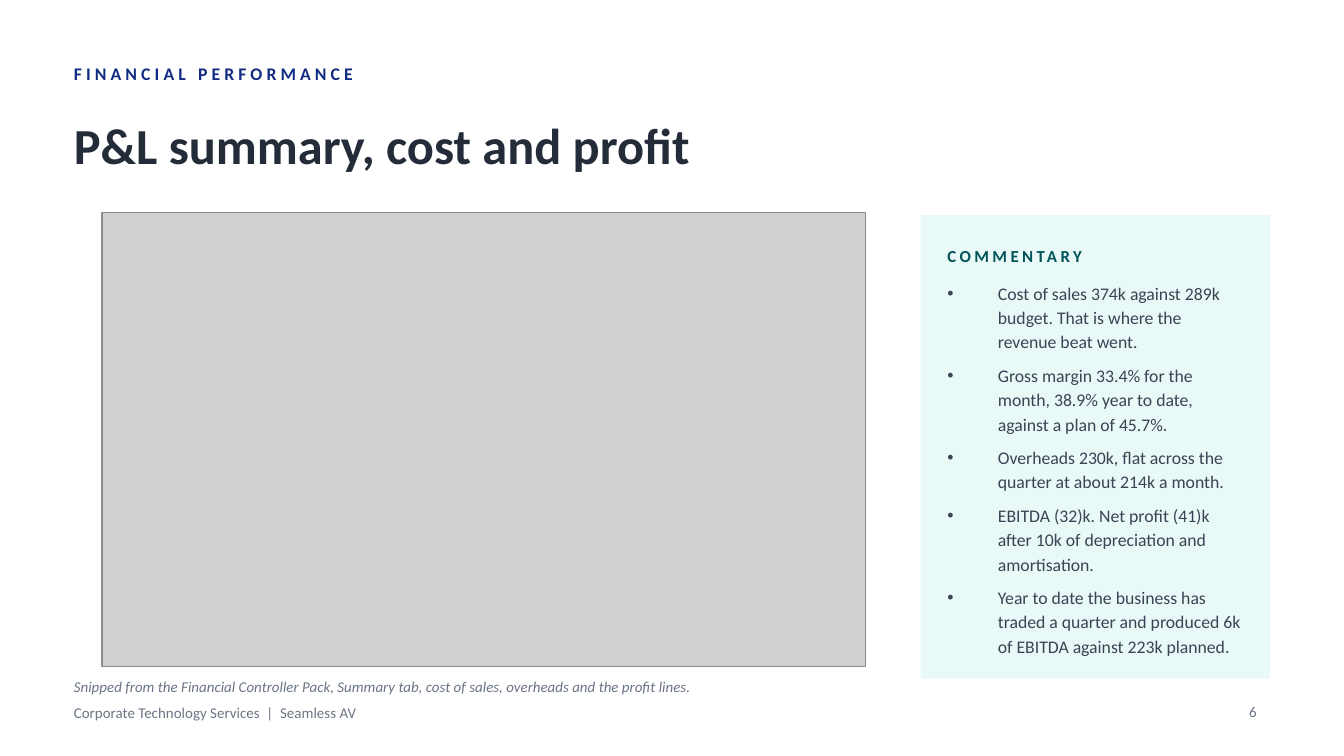
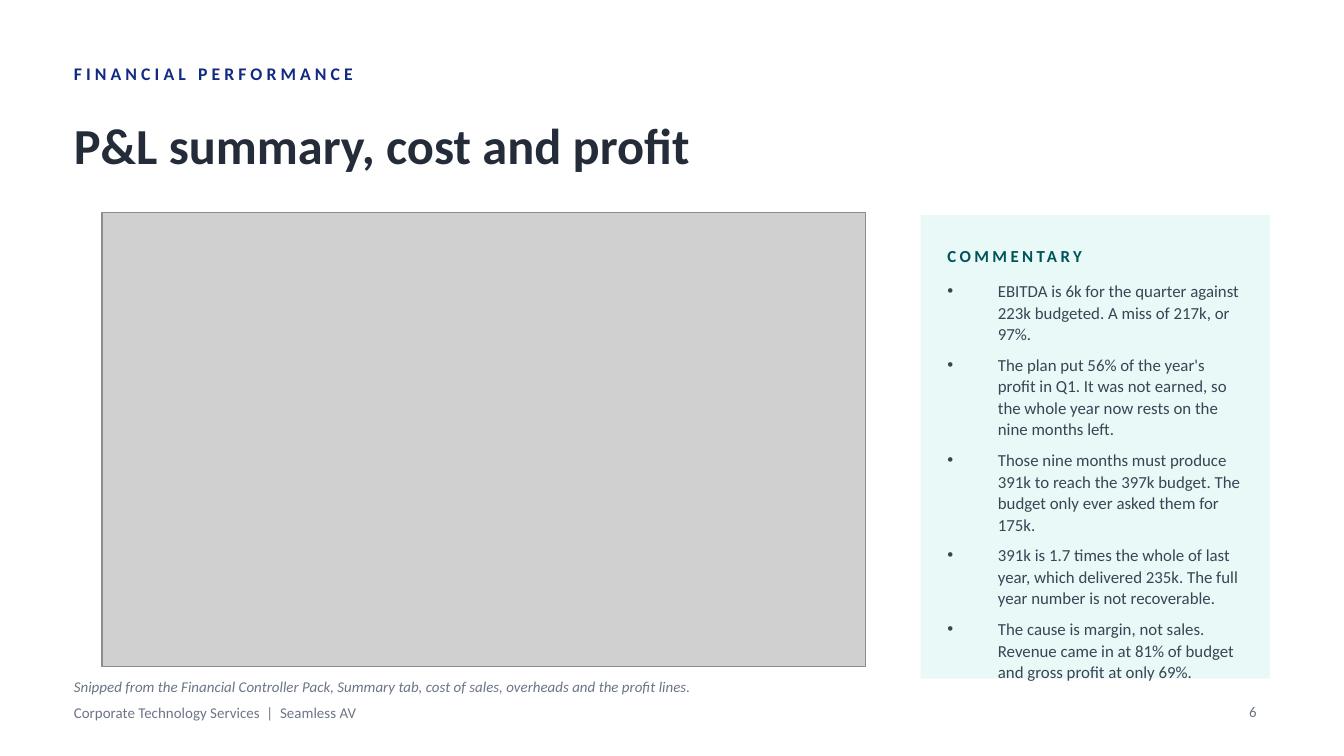
Before and after one commit to WesleyNelson-O33/Claude, a slide deck: slide 6 of deck/CTS Monthly Business Review - September 2026.pptx. Drawn at 1344x756 pixels with LibreOffice and Linux fonts; fonts in the diff are those of the drawing; grey boxes stand for pictures. Boxes give left, top, right and bottom in pixels: in the first picture for what was removed or moved away, otherwise in the second. Text is boxed around its words. In the diff, an @@ line names an element or a change of style, - is before the commit and + after.

```diff
--- a/deck/CTS Monthly Business Review - September 2026.pptx
+++ b/deck/CTS Monthly Business Review - September 2026.pptx
@@ text at <box>998,285,1240,660</box>: text changed; size 9.5 to 9 pt @@
-• Cost of sales 374k against 289k budget. That is where the revenue beat went.
-• Gross margin 33.4% for the month, 38.9% year to date, against a plan of 45.7%.
-• Overheads 230k, flat across the quarter at about 214k a month.
-• EBITDA (32)k. Net profit (41)k after 10k of depreciation and amortisation.
-• Year to date the business has traded a quarter and produced 6k of EBITDA against 223k planned.
+• EBITDA is 6k for the quarter against 223k budgeted. A miss of 217k, or 97%.
+• The plan put 56% of the year's profit in Q1. It was not earned, so the whole year now rests on the nine months left.
+• Those nine months must produce 391k to reach the 397k budget. The budget only ever asked them for 175k.
+• 391k is 1.7 times the whole of last year, which delivered 235k. The full year number is not recoverable.
+• The cause is margin, not sales. Revenue came in at 81% of budget and gross profit at only 69%.
```
Also in this commit, not shown: 2 other files.
